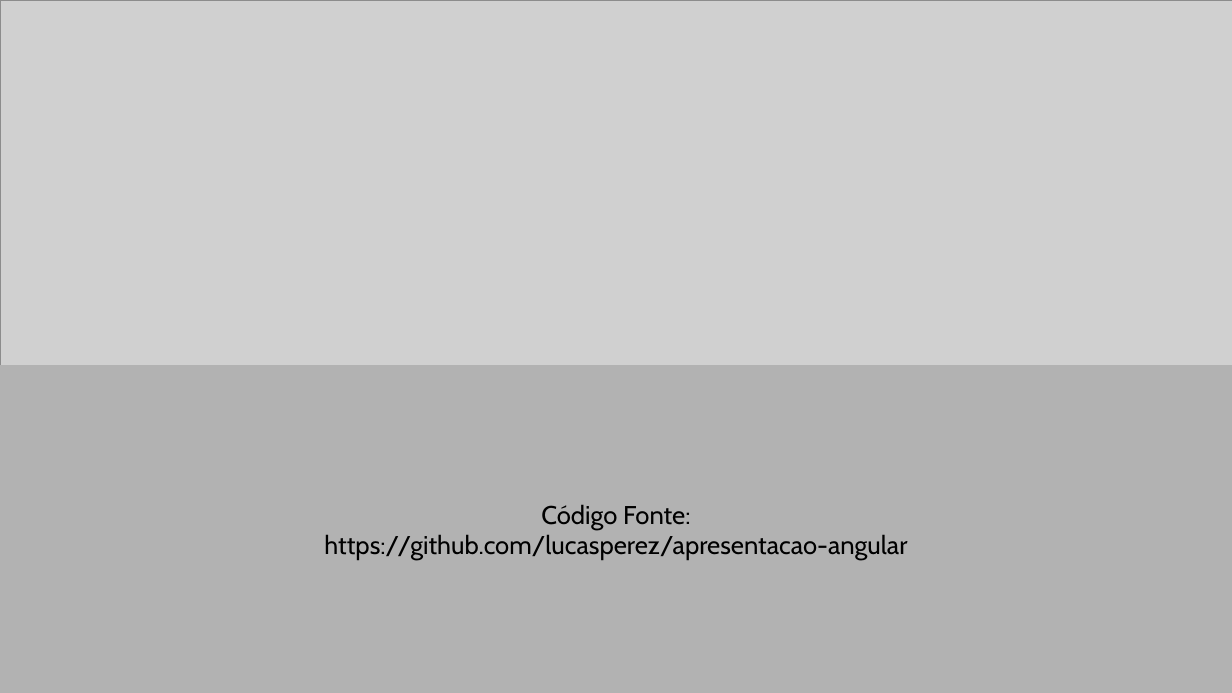
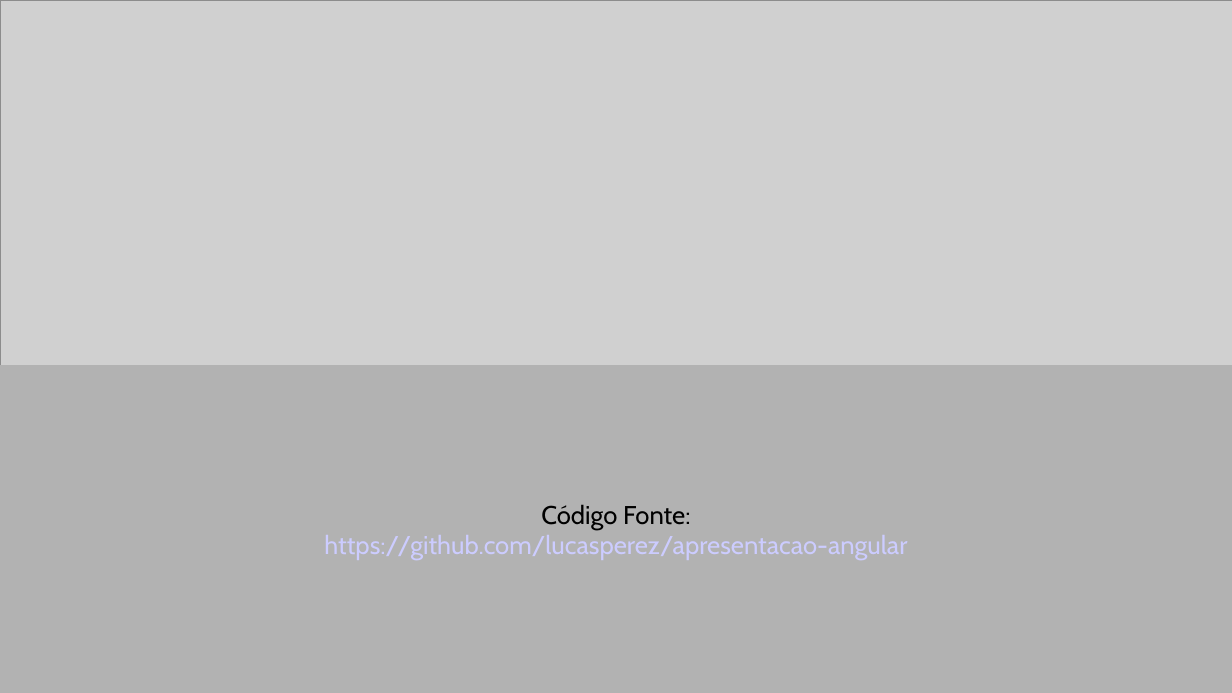
Before and after one commit to lucasperez/apresentacao-angular, a slide deck: slide 12 of apresentacao-ideais-conf-2013.ppt. Drawn at 1232x693 pixels with LibreOffice and Linux fonts; fonts in the diff are those of the drawing; grey boxes stand for pictures. Boxes give left, top, right and bottom in pixels: in the first picture for what was removed or moved away, otherwise in the second. Text is boxed around its words. In the diff, an @@ line names an element or a change of style, - is before the commit and + after.

```diff
--- a/apresentacao-ideais-conf-2013.ppt
+++ b/apresentacao-ideais-conf-2013.ppt
@@ text in rectangle at [324, 535, 907, 560]: text colour #000000 to #CCCCFF in "https://github.com/lucasperez/apresentacao-angular" @@
```
Also in this commit, not shown: 4 other slides changed.
